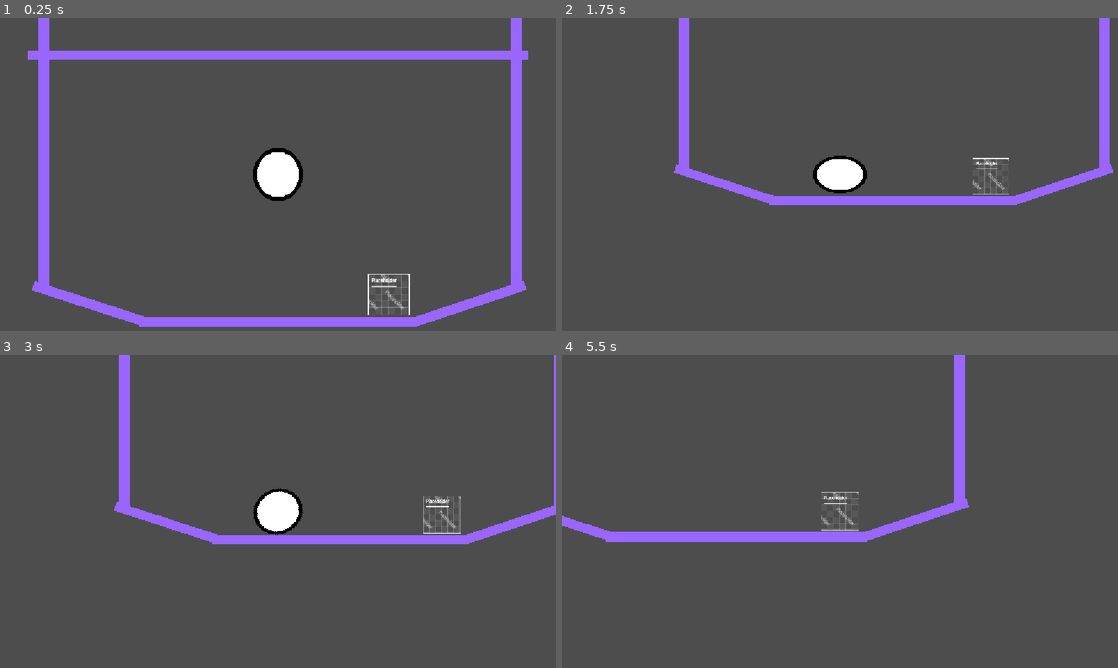
Above: before the commit, frames 1-4 (two rows, left to right).
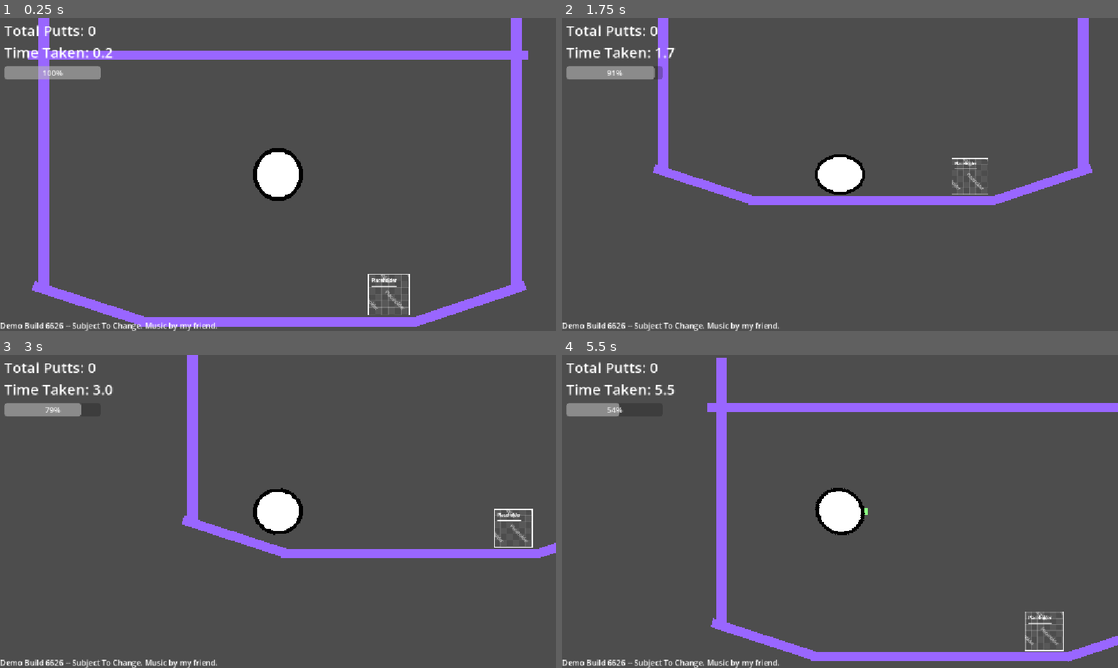
Above: after the commit, the same moments.

Repository: theeggswork/Goofball-Golfers
Game: Godot game, scene res://Tscn/Testmap.tscn
The game is run twice, just before and just after one commit, with the same random seed, the same clock (stepped at 60 frames per second) and the same inputs.
Inputs (mouse positions are in pixels of both pictures, inside the frame that each line leads up to):
- Up to frame 1 (0.25 s): no input
- Up to frame 2 (1.75 s): move the mouse to (962, 158) at 0.52 s; press the mouse at (962, 158) at 0.53 s; tap Z (activatefrenzy, bound only after the commit) at 0.8, 1.35 s; move the mouse to (728, 190) at 1.27 s; release the mouse at (728, 190) at 1.28 s; hold Space (SlamDown) from 1.28 s (still down); click (728, 190) at 1.55 s
- Up to frame 3 (3 s): move the mouse to (333, 442) at 2.02 s; release Space (SlamDown) at 2.03 s; press the mouse at (333, 442) at 2.03 s; tap Z (activatefrenzy, bound only after the commit) at 2.3, 2.85 s; move the mouse to (250, 574) at 2.77 s; release the mouse at (250, 574) at 2.78 s
- Up to frame 4 (5.5 s): click (812, 574) at 3.05 s; move the mouse to (1006, 558) at 3.52 s; press the mouse at (1006, 558) at 3.53 s; hold Space (SlamDown) from 3.53 s (still down); tap Z (activatefrenzy, bound only after the commit) at 3.8, 4.35, 5.3 s; move the mouse to (673, 464) at 4.27 s; release the mouse at (673, 464) at 4.28 s; click (673, 464) at 4.55 s; move the mouse to (867, 511) at 5.02 s; press the mouse at (867, 511) at 5.03 s

The runs differ from the first frame. In frame 1, 1.7% of the frame differs, in the area x 0-39%, y 2-100%; in frame 2, 7.3%; in frame 3, 8.4%; in frame 4, 12%, in the area x 0-100%, y 0-100%.

Commit message:
The song never plays. theres a song that plays now

Diff:
--- a/Scripts/GolfScript.gd
+++ b/Scripts/GolfScript.gd
@@ -3,31 +3,47 @@
 @onready var line = get_tree().current_scene.get_node("Player/Line2D")
 @onready var wincond = get_tree().current_scene.get_node("WinCondition")
 @onready var winaudio = $WinAudio
+@onready var bgmusic = $BackgroundMusic
 var mat = PhysicsMaterial.new()
+var frenzy = false
+var frenzycounter = 100
+var totalputts = 0
 var linecolor;
-var stretch_enabled = true
+var gamefunc_enabled = true
 var stretch;
+var speed = 0
+var dirchange = 0
+var timetaken = 0
 # Called when the node enters the scene tree for the first time.
 func _ready() -> void:
 	add_to_group("Player")
 	mat.bounce = 0.3
 	mat.friction = 0
 	physics_material_override = mat
+	bgmusic.play()
 
 
 # Called every frame. 'delta' is the elapsed time since the previous frame.
 func _process(delta: float) -> void:
-	pass
+	# My codes messy i know get used to it.
+	if Input.is_action_just_released("activatefrenzy"):
+		frenzy = true
+	if frenzy:
+		frenzycounter -= 10 * delta
+		if frenzycounter <= 0:
+			frenzycounter = 0
+			frenzy = false
 
 func _physics_process(delta: float) -> void:
 	# Visuals
-	var speed = abs(linear_velocity.length())
-	var dirchange = linear_velocity.normalized()
-	if stretch_enabled:
+	if gamefunc_enabled:
+		timetaken += delta
+		speed = abs(linear_velocity.length())
+		dirchange = linear_velocity.normalized()
 		stretch = clamp(speed * 0.0001,0,0.25)
 	if speed > 1:
 		rotation = dirchange.angle()
-		if stretch_enabled:
+		if gamefunc_enabled:
 			scale = Vector2(1 + (stretch * 1.3), 1 - (stretch * 1.3))
 	# Putting System
 	var can_hit = linear_velocity.length() < 90
@@ -35,12 +51,15 @@
 	var direction = mouse_pos - global_position
 	if Input.is_action_just_released("Putt"):
 		line.clear_points()
-		if can_hit:
+		if frenzy:
+			apply_central_impulse(direction * 3)
+		elif can_hit:
+			totalputts += 1
 			apply_central_impulse(direction * 5)
 	if Input.is_action_just_pressed("SlamDown"):
 		linear_velocity.y += 300
 	if Input.is_action_pressed("Putt"):
-		if can_hit:
+		if can_hit or frenzy:
 			line.default_color = Color(0.542, 1.0, 0.511, 1.0)
 		else:
 			line.default_color = Color(1.0, 0.451, 0.382, 1.0)
@@ -67,7 +86,7 @@
 	line.add_point(line.to_local(end_pos))
 func flag_reached():
 	var tween = create_tween()
-	stretch_enabled = false
+	gamefunc_enabled = false
 	scale = Vector2.ONE
 	set_deferred("freeze", true)
 	tween.tween_property(self, "position", Vector2(wincond.position.x, wincond.position.y), 0.5)\
--- /dev/null
+++ b/Scripts/HUD.gd
@@ -0,0 +1,16 @@
+extends Control
+@onready var totalputts = $TotalPutts
+@onready var timetaken = $TimeTaken
+@onready var frenzy = $Frenzy
+@onready var player = get_tree().current_scene.get_node("Player")
+
+# Called when the node enters the scene tree for the first time.
+func _ready() -> void:
+	pass # Replace with function body.
+
+
+# Called every frame. 'delta' is the elapsed time since the previous frame.
+func _process(delta: float) -> void:
+	totalputts.text = "Total Putts: " + str(player.totalputts)
+	timetaken.text = "Time Taken: " + str(snapped(player.timetaken, 0.1))
+	frenzy.value = player.frenzycounter
--- /dev/null
+++ b/Tscn/HUD.tscn
@@ -0,0 +1,45 @@
+[gd_scene format=3 uid="uid://drv416k5abko7"]
+
+[ext_resource type="Script" uid="uid://bwuen3r1o12aj" path="res://Scripts/HUD.gd" id="1_msu7g"]
+
+[node name="HUD" type="CanvasLayer" unique_id=2069383963]
+
+[node name="Control" type="Control" parent="." unique_id=933775425]
+layout_mode = 3
+anchors_preset = 0
+offset_right = 40.0
+offset_bottom = 40.0
+script = ExtResource("1_msu7g")
+
+[node name="TotalPutts" type="Label" parent="Control" unique_id=1958165944]
+layout_mode = 0
+offset_left = 9.0
+offset_top = 4.0
+offset_right = 166.0
+offset_bottom = 46.0
+theme_override_font_sizes/font_size = 30
+text = "Total Putts"
+
+[node name="TimeTaken" type="Label" parent="Control" unique_id=981108494]
+layout_mode = 0
+offset_left = 9.0
+offset_top = 49.0
+offset_right = 166.0
+offset_bottom = 91.0
+theme_override_font_sizes/font_size = 30
+text = "Time Taken"
+
+[node name="Frenzy" type="ProgressBar" parent="Control" unique_id=2105793348]
+custom_minimum_size = Vector2(200, 0)
+layout_mode = 0
+offset_left = 9.0
+offset_top = 100.0
+offset_right = 209.0
+offset_bottom = 127.0
+
+[node name="Demo" type="Label" parent="Control" unique_id=1885158358]
+layout_mode = 0
+offset_top = 625.0
+offset_right = 296.0
+offset_bottom = 648.0
+text = "Demo Build 6626 -- Subject To Change. Music by my friend."
--- a/Tscn/Player.tscn
+++ b/Tscn/Player.tscn
@@ -3,6 +3,7 @@
 [ext_resource type="Script" uid="uid://ccgdie0mgw8wf" path="res://Scripts/GolfScript.gd" id="1_kpjcp"]
 [ext_resource type="Texture2D" uid="uid://d0eldqsqariep" path="res://Assets/Ball.png" id="1_xhfnw"]
 [ext_resource type="AudioStream" uid="uid://cub0lydn7fbnx" path="res://Assets/Tada.wav" id="3_kudba"]
+[ext_resource type="AudioStream" uid="uid://hu7chinq4c6r" path="res://Assets/golf.mp3" id="4_s726c"]
 
 [sub_resource type="PhysicsMaterial" id="PhysicsMaterial_kpjcp"]
 
@@ -22,6 +23,7 @@
 texture = ExtResource("1_xhfnw")
 
 [node name="Camera2D" type="Camera2D" parent="." unique_id=1841514432]
+limit_smoothed = true
 
 [node name="Line2D" type="Line2D" parent="." unique_id=1737696216]
 show_behind_parent = true
@@ -29,3 +31,7 @@
 
 [node name="WinAudio" type="AudioStreamPlayer2D" parent="." unique_id=893602278]
 stream = ExtResource("3_kudba")
+
+[node name="BackgroundMusic" type="AudioStreamPlayer2D" parent="." unique_id=1568140446]
+stream = ExtResource("4_s726c")
+parameters/looping = true
--- a/Tscn/Testmap.tscn
+++ b/Tscn/Testmap.tscn
@@ -3,6 +3,7 @@
 [ext_resource type="PackedScene" uid="uid://d0hgff003xq4r" path="res://Tscn/Player.tscn" id="1_rf04y"]
 [ext_resource type="PackedScene" uid="uid://cefcleb22ylx6" path="res://Tscn/PlaceholderObject.tscn" id="2_yc6sp"]
 [ext_resource type="PackedScene" uid="uid://cxrbn0ge4ms6h" path="res://Tscn/WinCondition.tscn" id="3_4pc0y"]
+[ext_resource type="PackedScene" uid="uid://drv416k5abko7" path="res://Tscn/HUD.tscn" id="4_wtpe1"]
 
 [node name="Testmap" type="Node2D" unique_id=581708526]
 
@@ -40,3 +41,5 @@
 
 [node name="WinCondition" parent="." unique_id=1482428891 instance=ExtResource("3_4pc0y")]
 position = Vector2(269, 320)
+
+[node name="HUD" parent="." unique_id=2069383963 instance=ExtResource("4_wtpe1")]
--- a/project.godot
+++ b/project.godot
@@ -33,6 +33,11 @@
 "events": [Object(InputEventKey,"resource_local_to_scene":false,"resource_name":"","device":-1,"window_id":0,"alt_press …(191 unchanged characters)…
 ]
 }
+activatefrenzy={
+"deadzone": 0.2,
+"events": [Object(InputEventKey,"resource_local_to_scene":false,"resource_name":"","device":-1,"window_id":0,"alt_pressed":false,"shift_pressed":false,"ctrl_pressed":false,"meta_pressed":false,"pressed":false,"keycode":0,"physical_keycode":90,"key_label":0,"unicode":122,"location":0,"echo":false,"script":null)
+]
+}
 
 [physics]
 
Not shown, added: Assets/golf.mp3.import
Not shown, changed: Assets/songthatneverplays.wav.import
Not shown, added: Scripts/HUD.gd.uid
Not shown, added: Assets/golf.mp3
Not shown, added: Assets/songthatneverplays.wav
